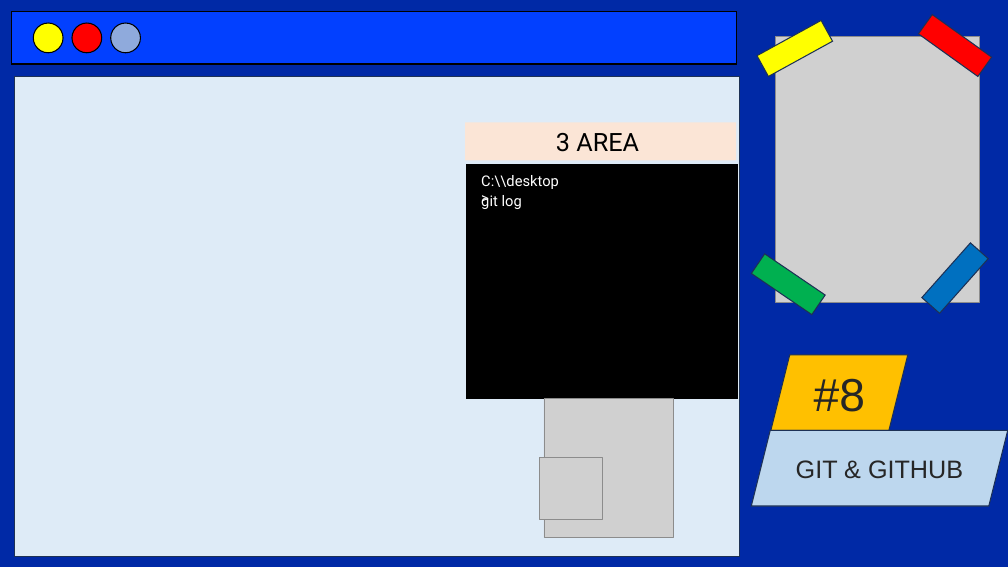
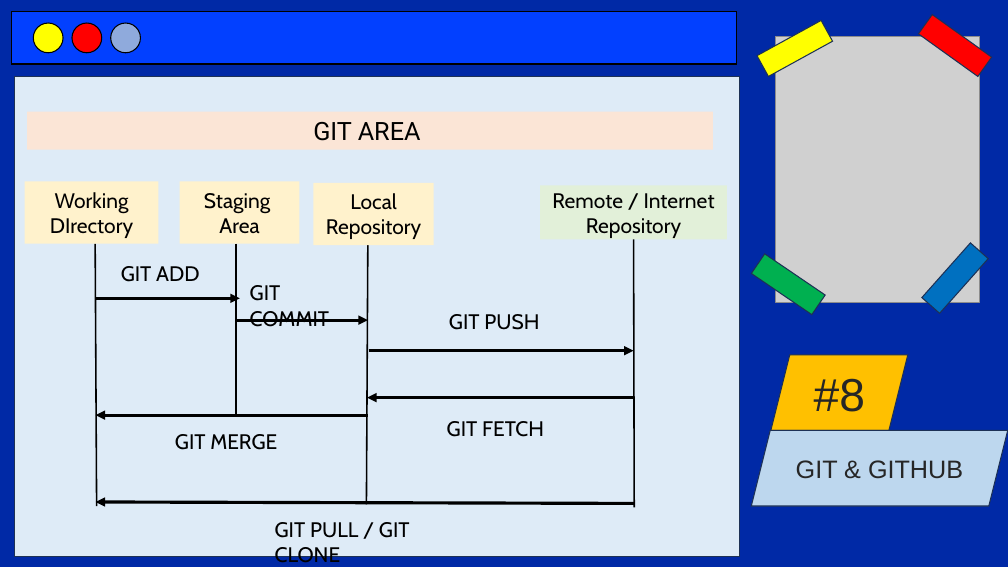
Before and after one commit to codewithjoees/courses-software-developer-complete, a slide deck: slide 10 of 8-git-github/ppt/git-github.pptx (slide 19 before the commit). Drawn at 1008x567 pixels with LibreOffice and Linux fonts; fonts in the diff are those of the drawing; grey boxes stand for pictures. Boxes give left, top, right and bottom in pixels: in the first picture for what was removed or moved away, otherwise in the second. Text is boxed around its words. In the diff, an @@ line names an element or a change of style, - is before the commit and + after.

```diff
--- a/8-git-github/ppt/git-github.pptx
+++ b/8-git-github/ppt/git-github.pptx
@@ rectangle "GIT AREA": place and size @@
-rectangle "GIT AREA" at box(465, 123, 737, 160)
+rectangle "GIT AREA" at box(27, 112, 713, 150)
@@ text in rectangle at box(313, 122, 421, 141): text changed @@
-3 AREA
+GIT AREA
@@ rectangle removed at box(467, 164, 738, 399) @@
@@ text removed at box(481, 175, 559, 189) @@
-C:\\desktop >
@@ rectangle added at box(25, 181, 159, 243), fill #FFF2CC, 20 pt, text #000000 @@
+Working DIrectory
@@ rectangle added at box(180, 181, 299, 243), fill #FFF2CC, 20 pt, text #000000 @@
+Staging
+Area
@@ rectangle added at box(314, 183, 434, 245), fill #FFF2CC, 20 pt, text #000000 @@
+Local Repository
@@ text removed at box(481, 195, 522, 209) @@
-git log
@@ rectangle added at box(540, 185, 727, 239), fill #E2F0D9, 20 pt, text #000000 @@
+Remote / Internet Repository
@@ line added from (368, 237) to (367, 504), #000000 1.5 pt @@
@@ line added from (634, 212) to (634, 507), #000000 1.5 pt @@
@@ line added from (95, 243) to (97, 506), #000000 1.5 pt @@
@@ text added at box(121, 266, 200, 282), 20 pt, text #000000 @@
+GIT ADD
@@ line added from (236, 243) to (236, 415), #000000 1.5 pt @@
@@ arrow added from (95, 299) to (240, 299), #000000 3 pt @@
@@ text added at box(250, 285, 329, 327), 20 pt, text #000000 @@
+GIT COMMIT
@@ arrow added from (236, 320) to (368, 320), #000000 3 pt @@
@@ text added at box(449, 314, 539, 330), 20 pt, text #000000 @@
+GIT PUSH
@@ arrow added from (369, 351) to (634, 351), #000000 3 pt @@
@@ arrow added from (368, 415) to (96, 415), #000000 3 pt @@
@@ arrow added from (634, 398) to (368, 398), #000000 3 pt @@
@@ picture removed at box(544, 399, 673, 538) @@
@@ text added at box(175, 434, 277, 450), 20 pt, text #000000 @@
+GIT MERGE
@@ text added at box(447, 421, 544, 437), 20 pt, text #000000 @@
+GIT FETCH
@@ picture removed at box(540, 457, 603, 520) @@
@@ arrow added from (634, 504) to (96, 502), #000000 3 pt @@
@@ text added at box(275, 522, 410, 563), 20 pt, text #000000 @@
+GIT PULL / GIT CLONE
```
Also in this commit, not shown: 7 other slides changed, 1 slide added, 1 slide removed, 6 other files.
